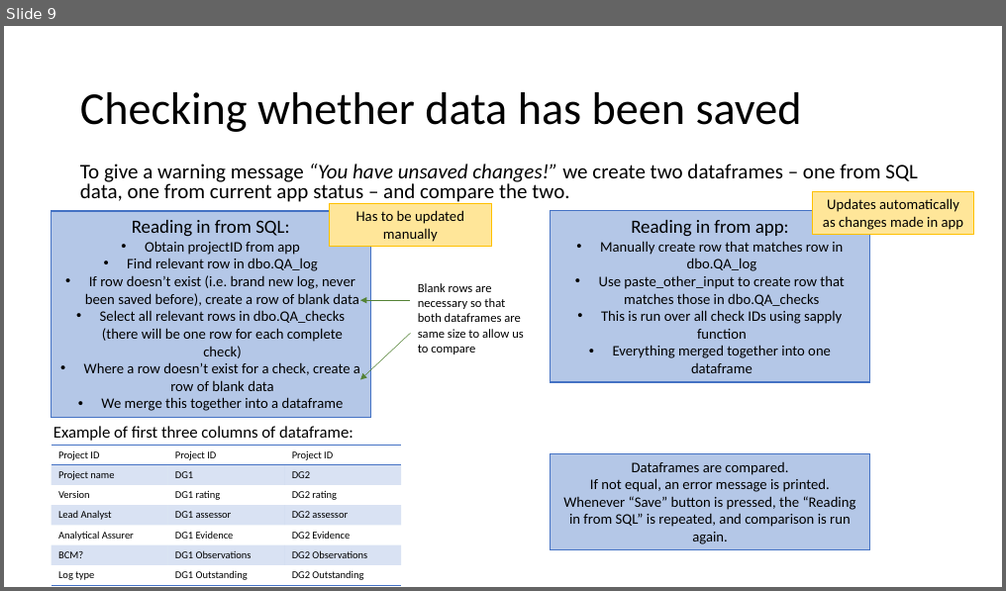
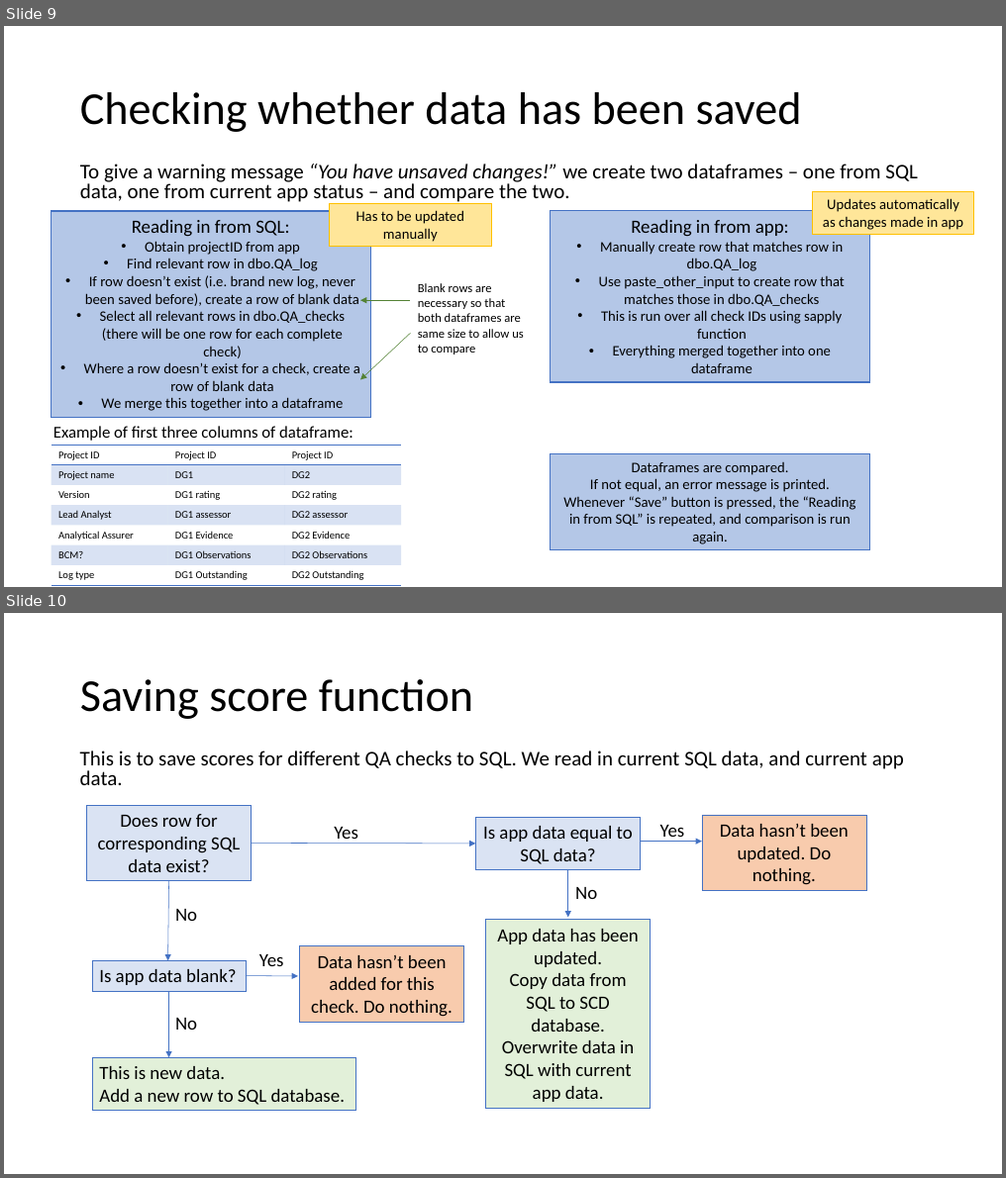
Before and after one commit to tmorley1/qa_log_app, a slide deck: QA log app - behind the code.pptx. Shown one above the other, each under a label of ours: slide 9 before the commit, slides 9 and 10 after it. The pictures are 1006x591 and 1006x1178 pixels, drawn with LibreOffice and Linux fonts; fonts in the diff are those of the drawing. Boxes give left, top, right and bottom in pixels: in the first picture for what was removed or moved away, otherwise in the second. Text is boxed around its words. In the diff, an @@ line names an element or a change of style, - is before the commit and + after.

Commit message:
Adding in SCD table for QA checks

```diff
--- a/QA log app - behind the code.pptx
+++ b/QA log app - behind the code.pptx
@@ slide 10 added at [4, 613, 1002, 1174], background #FFFFFF @@
@@ title added at [80, 679, 473, 719], 44 pt, text #000000 @@
+Saving score function
@@ text added at [80, 751, 904, 785], 20 pt, text #000000 @@
+This is to save scores for different QA checks to SQL. We read in current SQL data, and current app data.
@@ rectangle added at [86, 805, 252, 881], fill #DAE3F3, outline #4472C4 0.5 pt, 18 pt, text #000000 @@
+Does row for corresponding SQL data exist?
@@ rectangle added at [475, 817, 641, 870], fill #DAE3F3, outline #4472C4 0.5 pt, 18 pt, text #000000 @@
+Is app data equal to SQL data?
@@ rectangle added at [702, 815, 866, 891], fill #F8CBAD, outline #4472C4 0.5 pt, 18 pt, text #000000 @@
+Data hasn’t been updated. Do nothing.
@@ arrow added from (252, 843) to (475, 844), #4472C4 0.5 pt @@
@@ text added at [334, 827, 358, 844], 18 pt, text #000000 @@
+Yes
@@ arrow added from (641, 842) to (702, 842), #4472C4 0.5 pt @@
@@ text added at [660, 825, 685, 842], 18 pt, text #000000 @@
+Yes
@@ arrow added from (568, 869) to (568, 918), #4472C4 0.5 pt @@
@@ arrow added from (168, 881) to (168, 961), #4472C4 0.5 pt @@
@@ text added at [175, 909, 197, 921], 18 pt, text #000000 @@
+No
@@ text added at [575, 887, 597, 899], 18 pt, text #000000 @@
+No
@@ rectangle added at [486, 920, 650, 1109], fill #E2F0D9, outline #4472C4 0.5 pt, 18 pt, text #000000 @@
+App data has been updated.
+Copy data from SQL to SCD database.
+Overwrite data in SQL with current app data.
@@ rectangle added at [92, 961, 246, 991], fill #DAE3F3, outline #4472C4 0.5 pt, 18 pt, text #000000 @@
+Is app data blank?
@@ text added at [259, 955, 284, 966], 18 pt, text #000000 @@
+Yes
@@ rectangle added at [300, 947, 464, 1022], fill #F8CBAD, outline #4472C4 0.5 pt, 18 pt, text #000000 @@
+Data hasn’t been added for this check. Do nothing.
@@ arrow added from (168, 991) to (168, 1058), #4472C4 0.5 pt @@
@@ arrow added from (245, 976) to (298, 976), #4472C4 0.5 pt @@
@@ text added at [175, 1018, 197, 1030], 18 pt, text #000000 @@
+No
@@ rectangle added at [92, 1058, 355, 1111], fill #E2F0D9, outline #4472C4 0.5 pt, 18 pt, text #000000 @@
+This is new data.
+Add a new row to SQL database.
```
Also in this commit, not shown: 3 other files.
